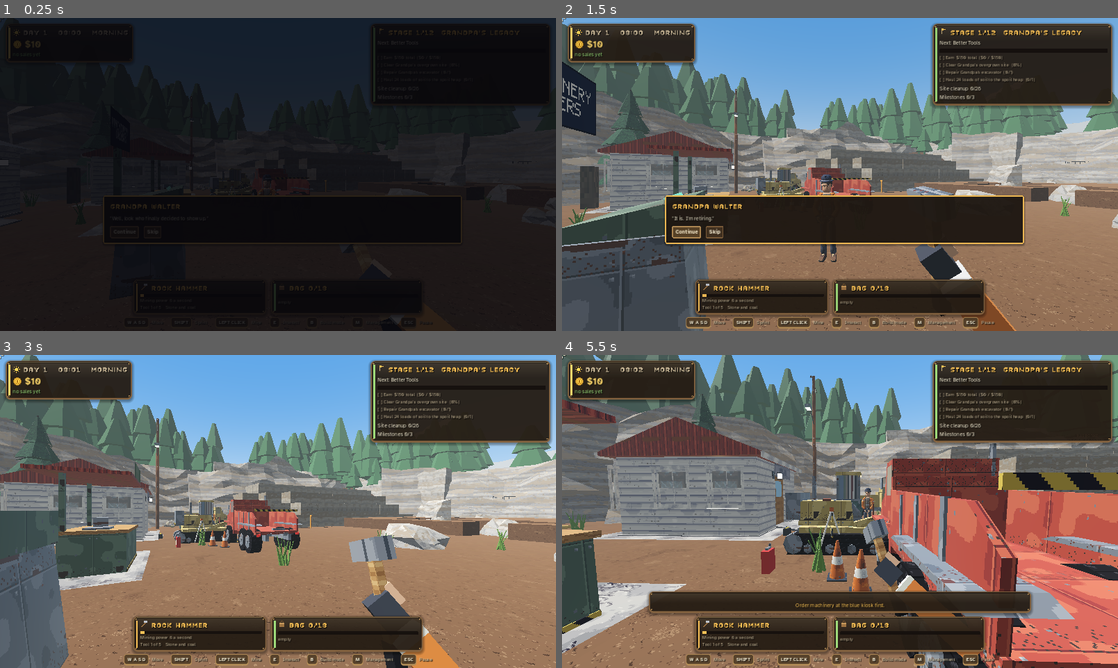
Above: before the commit, frames 1-4 (two rows, left to right).
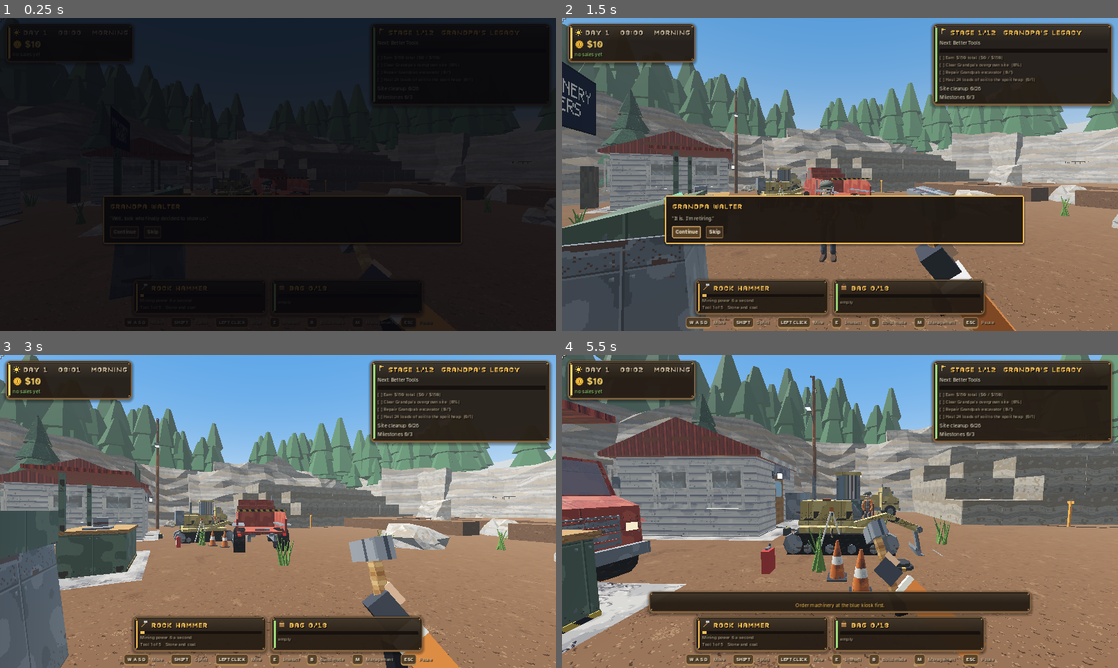
Above: after the commit, the same moments.

Repository: jafetmora79-lab/Quarry-Days
Game: Godot game, scene res://Main.tscn
The game is run twice, just before and just after one commit, with the same random seed, the same clock (stepped at 60 frames per second) and the same inputs.
Inputs (mouse positions are in pixels of both pictures, inside the frame that each line leads up to):
- Up to frame 1 (0.25 s): no input
- Up to frame 2 (1.5 s): click "Continue" at 0.5 s; click "Continue" at 1.25 s
- Up to frame 3 (3 s): click "Skip" at 2 s; tap Enter at 2.75 s; move the mouse to (400, 495) at 2.77 s; hold D (move_right) from 2.78 s (still down); hold E (interact) from 2.78 s (still down); click (400, 495) at 2.92 s
- Up to frame 4 (5.5 s): tap Space at 3.02, 3.77, 5.27 s; move the mouse to (812, 511) at 3.52 s; release D (move_right) at 3.53 s; release E (interact) at 3.53 s; hold W (move_forward) from 3.53 s (still down); tap E (interact) at 3.6, 4.55, 5.3 s; move the mouse to (851, 505) at 4.27 s; hold P (place_machine) 4.28-5.03 s; move the mouse to (834, 517) at 5.02 s; tap R (rotate_machine) at 5.1 s; click (834, 517) at 5.17 s

The runs differ from the first frame. In frame 1, less than 0.1% of the frame differs, in the area x 46-49%, y 52-57%; in frame 2, 0.2%; in frame 3, 1.3%; in frame 4, 25%, in the area x 0-100%, y 28-100%.

Commit message:
Playtest fixes: garage door ignores the player, tunnel and road behind it, Walter's truck drives away, Grandpa gets his own look
Co-Authored-By: Claude Sonnet 5.5 <noreply@anthropic.com>
Claude-Session: https://claude.ai/code/session_01BdFm1yVtnu8eVQTLcJwNBQ

Diff:
--- a/scripts/delivery.gd
+++ b/scripts/delivery.gd
@@ -3,7 +3,7 @@
 ## The quarry's service gate and garage door. A tunnel mouth in the south ring road opens onto the back of the
 ## equipment garage, which has a big roll-up door. New machinery is driven in through it by a delivery driver (an
 ## NPC) who parks it in its bay, hops out and walks back out; newly hired workers walk in through the same gate.
-## The door rolls up by itself when anyone (player, driver, vehicle, worker) is close, and closes behind them.
+## The door rolls up by itself only for deliveries and staff coming or going (never for the player), and closes behind them.
 
 const DOOR_X := 0.5
 const DOOR_Z := 22.4
@@ -78,13 +78,6 @@
 	lintel.position = Vector3(DOOR_X, 5.0, z)
 	lintel.material_override = stone
 	game.world.add_child(lintel)
-	var hole := MeshInstance3D.new()
-	var hm := BoxMesh.new()
-	hm.size = Vector3(6.8, 4.4, 0.3)
-	hole.mesh = hm
-	hole.position = Vector3(DOOR_X, 2.2, z - 0.35)
-	hole.material_override = MeshKit.flat(Color(0.03, 0.03, 0.035))
-	game.world.add_child(hole)
 	var stripe := MeshInstance3D.new()
 	var sm := BoxMesh.new()
 	sm.size = Vector3(6.8, 0.18, 0.1)
@@ -104,15 +97,67 @@
 		c.shape = b
 		wall.add_child(c)
 		game.world.add_child(wall)
-	var back := StaticBody3D.new()
-	back.name = "Gate back"
-	back.position = Vector3(DOOR_X, 2.2, z + 1.1)
-	var bc := CollisionShape3D.new()
-	var bb := BoxShape3D.new()
-	bb.size = Vector3(9.6, 4.4, 0.4)
-	bc.shape = bb
-	back.add_child(bc)
-	game.world.add_child(back)
+	_build_tunnel(z + 0.9)
+
+## A real tunnel behind the portal: asphalt road with a dashed centre line, lined walls with ribs, an arched-flat roof, ceiling lamps
+## and a bright daylight opening at the far end where the street continues. The road also runs from the garage apron to the portal.
+func _build_tunnel(z0: float) -> void:
+	var z1 := z0 + 20.0
+	var w := 6.8
+	var h := 4.4
+	var cx := DOOR_X
+	var parts := Node3D.new()
+	parts.name = "ServiceTunnel"
+	game.world.add_child(parts)
+	var box := func(pos: Vector3, size_v: Vector3, m: Material, collide := false) -> void:
+		var mi := MeshInstance3D.new()
+		var bm := BoxMesh.new()
+		bm.size = size_v
+		mi.mesh = bm
+		mi.material_override = m
+		mi.position = pos
+		mi.cast_shadow = GeometryInstance3D.SHADOW_CASTING_SETTING_OFF
+		parts.add_child(mi)
+		if collide:
+			var sb := StaticBody3D.new()
+			sb.position = pos
+			sb.set_meta("art", true)
+			var cs := CollisionShape3D.new()
+			var bs := BoxShape3D.new()
+			bs.size = size_v
+			cs.shape = bs
+			sb.add_child(cs)
+			parts.add_child(sb)
+	var asphalt: Material = load(QuarryArt.M_ASPHALT)
+	var stone := MeshKit.mat("RockLimestone")
+	var line := MeshKit.flat(Color(0.92, 0.82, 0.30))
+	var rib := MeshKit.flat(Color(0.36, 0.36, 0.38))
+	var dark := MeshKit.flat(Color(0.05, 0.05, 0.06))
+	# the road: garage apron -> portal -> through the tunnel
+	var rz0 := DOOR_Z + 0.2
+	box.call(Vector3(cx, 0.03, (rz0 + z1) * 0.5), Vector3(w, 0.06, z1 - rz0), asphalt, true)
+	var d := rz0 + 1.0
+	while d < z1 - 1.0:
+		box.call(Vector3(cx, 0.07, d), Vector3(0.16, 0.02, 1.2), line)
+		d += 2.6
+	# walls, roof and the closed end are solid so nobody walks out of the tunnel into the hillside
+	for sx in [-1.0, 1.0]:
+		box.call(Vector3(cx + sx * (w * 0.5 + 0.3), h * 0.5, (z0 + z1) * 0.5), Vector3(0.6, h, z1 - z0), stone, true)
+		box.call(Vector3(cx + sx * (w * 0.5 - 0.02), 0.45, (z0 + z1) * 0.5), Vector3(0.06, 0.9, z1 - z0), MeshKit.flat(Color(0.55, 0.55, 0.5)))   # kerb
+	box.call(Vector3(cx, h + 0.3, (z0 + z1) * 0.5), Vector3(w + 1.2, 0.6, z1 - z0), stone, true)
+	var lamp := MeshKit.flat(Color(1.0, 0.92, 0.7), 2.2)
+	var k := z0 + 2.0
+	while k < z1 - 1.0:
+		box.call(Vector3(cx, h - 0.05, k), Vector3(w - 0.4, 0.14, 0.18), rib)           # roof rib
+		box.call(Vector3(cx, h - 0.16, k + 1.6), Vector3(1.4, 0.08, 0.3), lamp)         # ceiling lamp
+		k += 3.2
+	# the far end: daylight and the street carrying on (sky-coloured glow, road and kerb lines)
+	box.call(Vector3(cx, h * 0.5, z1 + 0.15), Vector3(w + 1.2, h + 0.6, 0.3), MeshKit.flat(Color(0.82, 0.90, 1.0), 1.6), true)
+	box.call(Vector3(cx, 0.5, z1 - 0.05), Vector3(w, 1.0, 0.1), MeshKit.flat(Color(0.35, 0.37, 0.4), 0.4))
+	for sx in [-1.0, 1.0]:
+		box.call(Vector3(cx + sx * 1.4, 0.06, z1 - 0.12), Vector3(0.14, 0.02, 0.1), line)
+	# dark inside the portal so the opening reads as depth from the garage
+	box.call(Vector3(cx, h + 0.05, z0 - 0.4), Vector3(w + 0.2, 0.12, 0.8), dark)
 
 ## Where a newly hired worker steps out (spread a little so several hires do not stack).
 func gate_point(k := 0) -> Vector3:
@@ -123,11 +168,7 @@
 	return Vector2(p.x, p.z).distance_to(Vector2(DOOR_X, DOOR_Z)) < r
 
 func _anyone_near() -> bool:
-	if game.driving:
-		if _near_door(game.driving.global_position, 6.0):
-			return true
-	elif game.player and _near_door(game.player.global_position):
-		return true
+	# the door never opens for the player (on foot or driving): only deliveries and staff arriving or leaving
 	for j in jobs:
 		if _near_door(j["vehicle"].global_position, 6.0):
 			return true
--- a/scripts/main.gd
+++ b/scripts/main.gd
@@ -2168,6 +2168,8 @@
 	prog.natural_start_enabled = natural_start_enabled
 	var natural := natural_start_enabled and prog.natural_start()
 	var ex := prog.excavator_state()
+	if _truck_should_be_gone():
+		_truck_leaves(true)
 	if natural and not bool(ex["granted"]):
 		var oc: Dictionary = prog.opening_cfg().get("excavator", {})
 		var pp: Array = oc.get("pos", [-12.0, 0.0, 6.6])
@@ -4366,6 +4368,64 @@
 	world.add_child(root)
 	truck_node = root
 
+## Grandpa's own look on the shared miner rig: cardigan and cream shirt, old trousers, no safety gear, and a flat wool cap,
+## round glasses, bushy white brows, a white moustache and side tufts on the head socket.
+func _dress_grandpa(body: Node3D) -> void:
+	var recolor := {"Top": Color(0.42, 0.30, 0.20), "TopCuff": Color(0.34, 0.24, 0.16), "Shirt": Color(0.88, 0.84, 0.72), "Pants": Color(0.38, 0.36, 0.32), "PantsHem": Color(0.32, 0.30, 0.27), "Shoes": Color(0.25, 0.17, 0.11)}
+	for mi in body.find_children("*", "MeshInstance3D", true, false):
+		var n := str(mi.name)
+		if n.contains("Gear") or n.contains("Badge"):
+			mi.visible = false     # the miner's pouches and badge: Grandpa carries none of it
+			continue
+		for key in recolor:
+			if n == "QD_Miner_" + key and mi.mesh != null and mi.get_active_material(0) is BaseMaterial3D:
+				var m: BaseMaterial3D = mi.get_active_material(0).duplicate()
+				m.albedo_texture = null
+				m.albedo_color = recolor[key]
+				mi.material_override = m
+	var skels := body.find_children("*", "Skeleton3D", true, false)
+	if skels.is_empty() or (skels[0] as Skeleton3D).find_bone("Socket_Head") < 0:
+		return
+	var att := BoneAttachment3D.new()
+	att.name = "GrandpaHead"
+	att.bone_name = "Socket_Head"
+	skels[0].add_child(att)
+	var wool := _mat(Color(0.36, 0.38, 0.34))
+	var white := _mat(Color(0.94, 0.94, 0.92))
+	var dark := _mat(Color(0.12, 0.10, 0.09))
+	var gb := func(pos: Vector3, size_v: Vector3, mat: Material) -> void:
+		var m := MeshInstance3D.new()
+		var b := BoxMesh.new()
+		b.size = size_v
+		m.mesh = b
+		m.material_override = mat
+		m.position = pos
+		m.cast_shadow = GeometryInstance3D.SHADOW_CASTING_SETTING_OFF
+		att.add_child(m)
+	var dome := MeshInstance3D.new()
+	var sm := SphereMesh.new()
+	sm.radius = 0.16
+	sm.height = 0.2
+	dome.mesh = sm
+	dome.material_override = wool
+	dome.position = Vector3(0, -0.02, 0.0)
+	dome.cast_shadow = GeometryInstance3D.SHADOW_CASTING_SETTING_OFF
+	att.add_child(dome)
+	gb.call(Vector3(0, -0.075, -0.15), Vector3(0.28, 0.02, 0.16), wool)      # the flat cap's peak
+	gb.call(Vector3(0, -0.07, 0.0), Vector3(0.3, 0.03, 0.3), wool)             # its band
+	for sx in [-0.14, 0.14]:
+		gb.call(Vector3(sx, -0.14, 0.02), Vector3(0.03, 0.09, 0.14), white)    # white tufts under the cap
+		gb.call(Vector3(sx * 0.37, -0.145, -0.16), Vector3(0.09, 0.025, 0.02), white)   # bushy brows
+	gb.call(Vector3(0, -0.225, -0.165), Vector3(0.14, 0.03, 0.025), white)      # moustache
+	gb.call(Vector3(-0.07, -0.225, -0.16), Vector3(0.03, 0.045, 0.02), white)
+	gb.call(Vector3(0.07, -0.225, -0.16), Vector3(0.03, 0.045, 0.02), white)
+	for sx in [-0.055, 0.055]:                                                  # round wire glasses
+		gb.call(Vector3(sx, -0.175, -0.168), Vector3(0.07, 0.006, 0.01), dark)
+		gb.call(Vector3(sx, -0.19, -0.168), Vector3(0.07, 0.006, 0.01), dark)
+		gb.call(Vector3(sx - 0.035, -0.182, -0.168), Vector3(0.006, 0.02, 0.01), dark)
+		gb.call(Vector3(sx + 0.035, -0.182, -0.168), Vector3(0.006, 0.02, 0.01), dark)
+	gb.call(Vector3(0, -0.18, -0.168), Vector3(0.03, 0.006, 0.01), dark)
+
 ## Walter: the miner model with white hair. Anyone can talk to him with E while he waits.
 func _spawn_walter(at := Vector3.INF, face_to := Vector3.ZERO, npc := "walter") -> void:
 	if walter_node != null and is_instance_valid(walter_node):
@@ -4395,6 +4455,9 @@
 			m.albedo_color = Color(0.92, 0.92, 0.9) if npc == "walter" else Color(0.62, 0.32, 0.18)
 			mi.material_override = m
 	body.scale = Vector3.ONE * (0.96 if npc == "walter" else 0.98)
+	if npc == "walter":
+		_dress_grandpa(body)
+		body.scale = Vector3(0.93, 0.89, 0.93)   # a little shorter, shoulders rounded by the years
 	var found := body.find_children("*", "Skeleton3D", true, false)
 	if not found.is_empty():
 		var r := VeilRig.new()
@@ -4405,6 +4468,31 @@
 	walter_pose = "idle"
 	if face_to != Vector3.ZERO:
 		root.rotation.y = atan2(-(face_to.x - root.position.x), -(face_to.z - root.position.z))
+
+## Phase 10: Walter's old truck does not sit in the yard for good. Once the intro is over it drives out through the
+## service gate; a save made after that never sees it at all.
+func _truck_leaves(instant := false) -> void:
+	if truck_node == null or not is_instance_valid(truck_node):
+		return
+	var t := truck_node
+	truck_node = null
+	var gone := func() -> void:
+		if is_instance_valid(t):
+			t.queue_free()
+		_rebake_nav()
+	if instant:
+		t.queue_free()
+		return
+	t.collision_layer = 0
+	var tw := create_tween()
+	tw.tween_property(t, "rotation:y", 0.0, 1.0)
+	tw.tween_property(t, "position", Vector3(t.position.x, 0.0, 17.0), 3.0).set_trans(Tween.TRANS_SINE)
+	tw.tween_property(t, "position", Vector3(0.5, 0.0, 17.0), 2.0).set_trans(Tween.TRANS_SINE)
+	tw.tween_property(t, "position", Vector3(0.5, 0.0, 30.0), 3.0)
+	tw.tween_callback(gone)
+
+func _truck_should_be_gone() -> bool:
+	return natural_start_enabled and prog.natural_start() and not bool(prog.excavator_state().get("legacy", false)) and bool(prog.story.get("intro_seen", false))
 
 func _remove_walter() -> void:
 	if walter_node != null and is_instance_valid(walter_node):
@@ -4623,6 +4711,8 @@
 	prog.story["intro_seen"] = true
 	player.locked = false
 	Input.mouse_mode = Input.MOUSE_MODE_CAPTURED
+	if natural_start_enabled and prog.natural_start():
+		_truck_leaves()
 	if natural_start_enabled and prog.natural_start() and not bool(prog.excavator_state()["started"]):
 		_grandpa_to_post()   # Phase 10: he waits by the broken excavator and helps once it is repaired
 	else:
--- a/tests/test_hub_experience.gd
+++ b/tests/test_hub_experience.gd
@@ -197,8 +197,11 @@
 	game.buy_next_tool()
 	await frames(3)
 	check(game.state.tool_tier == tier0 + 1 and (game.workbench_tag.text.contains(str(prog.next_tool()["title"])) if not prog.next_tool().is_empty() else true), "6g buying a tool updates the bench sign")
-	while not prog.next_tool().is_empty():
-		game.buy_next_tool()
+	var guard := 0
+	while not prog.next_tool().is_empty() and guard < 40:
+		guard += 1
+		if not game.buy_next_tool():
+			game.state.tool_tier += 1      # a stage-locked tool: hand it over, this check is about the bench sign
 	await frames(3)
 	check(game.workbench_tag.text.contains("All tools owned"), "6h with everything bought the sign says so")
 	# ---- 7: parking is sized by footprint
--- /dev/null
+++ b/tests/test_phase10_fixes.gd
@@ -0,0 +1,55 @@
+extends SceneTree
+## Phase 10 playtest fixes: the garage door ignores the player, a real tunnel and road lie behind it, Walter's truck drives off,
+## Grandpa has his own look.   godot --headless --fixed-fps 60 -s tests/test_phase10_fixes.gd
+
+var checks := 0
+var failures := []
+
+func check(c: bool, label: String) -> void:
+	checks += 1
+	if not c:
+		failures.append(label)
+		printerr("FAIL: " + label)
+	else:
+		print("PASS: " + label)
+
+func _initialize() -> void:
+	call_deferred("run")
+
+func frames(n: int) -> void:
+	for i in range(n):
+		await physics_frame
+
+func run() -> void:
+	var game = load("res://Main.tscn").instantiate()
+	game.autosave_enabled = false
+	game.curfew_enabled = false
+	game.introductions_enabled = false
+	root.add_child(game)
+	await process_frame
+	await frames(6)
+	for i in range(6):
+		if game.walter_dialog:
+			game.walter_dialog.skip()
+		await frames(30)
+	game.hud.close_card()
+	game._cine_tween().kill()
+	await frames(3)
+	# the door never opens for the player, on foot or driving
+	game.player.global_position = Vector3(QuarryDelivery.DOOR_X, 0.2, QuarryDelivery.DOOR_Z - 2.0)
+	await frames(90)
+	check(game.delivery.open_amount < 0.02, "the garage door stays shut with the player right at it")
+	var gw = game.world.get_node_or_null("ServiceTunnel")
+	check(gw != null and gw.get_child_count() > 20, "a tunnel with road, walls and lamps stands behind the portal")
+	# the old truck leaves once the intro is over
+	game._finish_intro()
+	await frames(900)
+	check(game.truck_node == null, "Walter's truck drove away")
+	check(game.world.get_node_or_null("WaltersTruck") == null, "and is gone from the yard")
+	# Grandpa
+	game._spawn_walter()
+	await frames(5)
+	var g = game.walter_node
+	check(g != null and g.find_child("GrandpaHead", true, false) != null, "Grandpa wears his own cap, glasses and moustache")
+	print("RESULT: %d checks, %d failures" % [checks, failures.size()])
+	quit(1 if failures.size() > 0 else 0)
